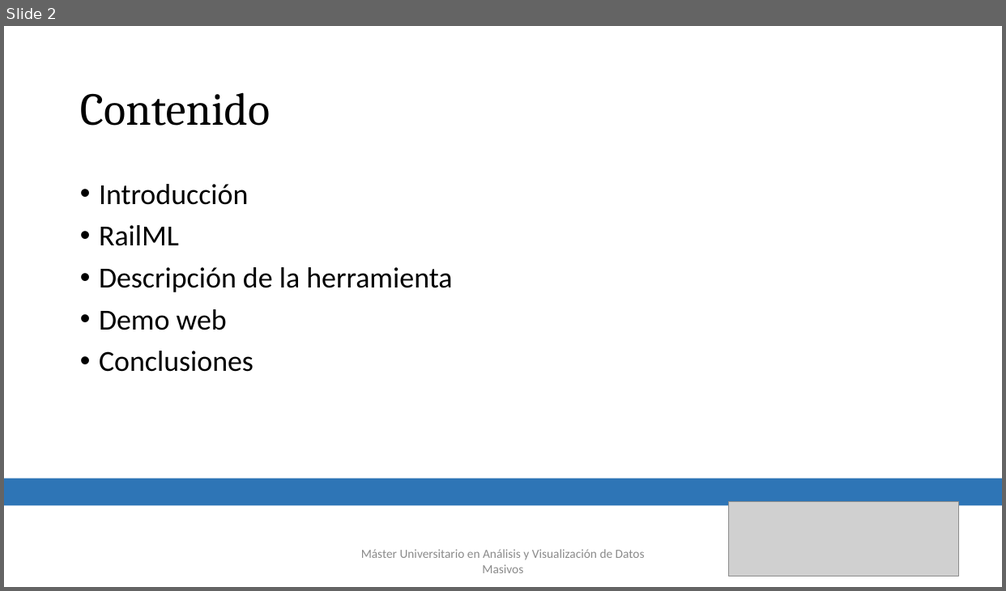
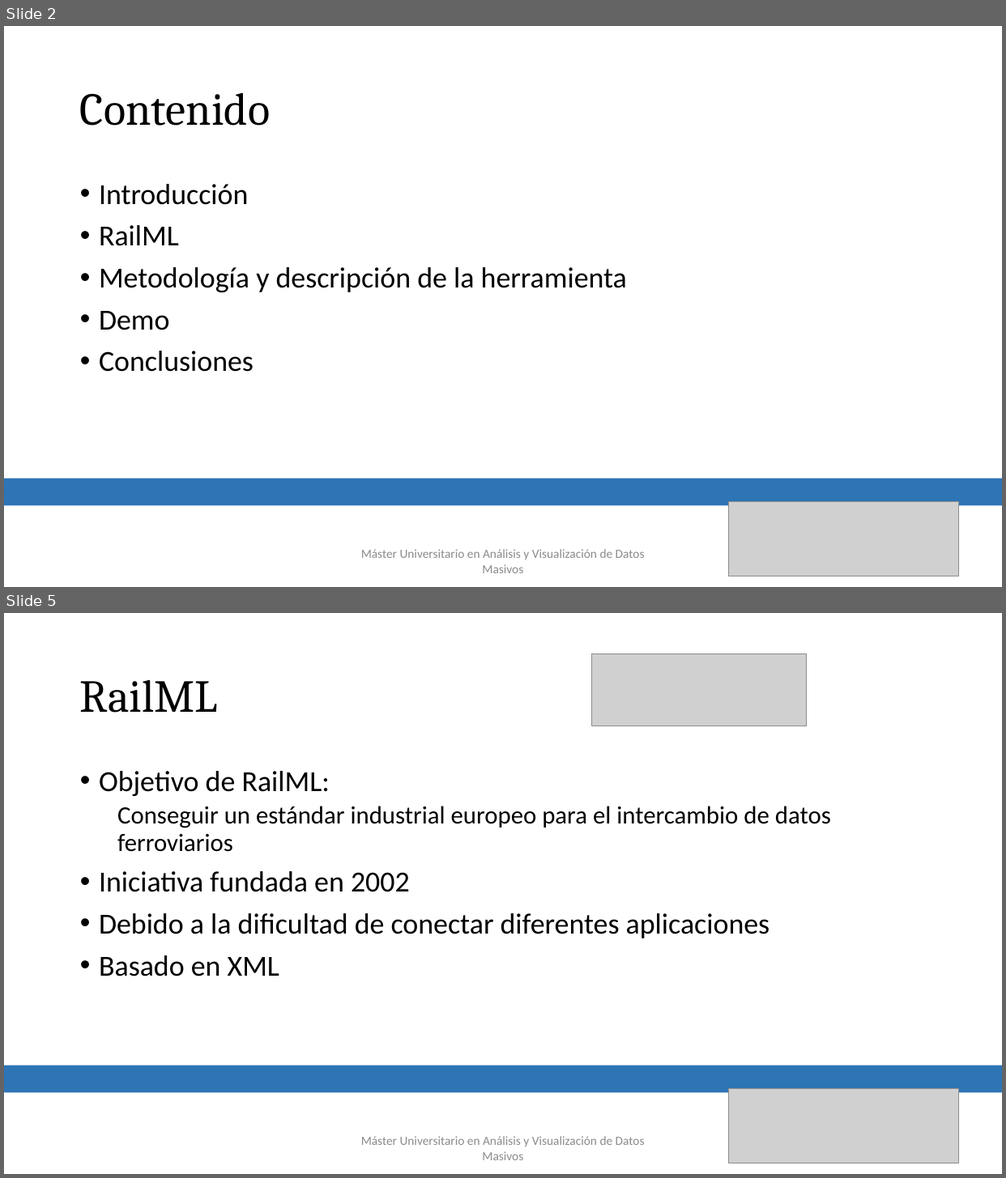
Before and after one commit to adriSM07/railMLdashboard, a slide deck: RailML_Dashboard.pptx. Shown one above the other, each under a label of ours: slide 2 before the commit, slides 2 and 5 after it; the slides between them are not shown. The pictures are 1006x591 and 1006x1178 pixels, drawn with LibreOffice and Linux fonts; fonts in the diff are those of the drawing; grey boxes stand for pictures. Boxes give left, top, right and bottom in pixels: in the first picture for what was removed or moved away, otherwise in the second. Text is boxed around its words. In the diff, an @@ line names an element or a change of style, - is before the commit and + after.

```diff
--- a/RailML_Dashboard.pptx
+++ b/RailML_Dashboard.pptx
@@ slide 5 added at <box>4,613,1002,1174</box>, background #FFFFFF @@
@@ picture added at <box>592,654,808,726</box> @@
@@ text added at <box>80,679,218,713</box>, 44 pt, text #000000 @@
+RailML
@@ text added at <box>99,771,831,977</box>, 28 pt, text #000000 @@
+• Objetivo de RailML:
+  Conseguir un estándar industrial europeo para el intercambio de datos ferroviarios
+  • Iniciativa fundada en 2002
+  • Debido a la dificultad de conectar diferentes aplicaciones
+  • Basado en XML
@@ rectangle added at <box>4,1066,1002,1093</box>, fill #2E75B6 @@
@@ picture added at <box>730,1089,959,1163</box> @@
@@ text added at <box>361,1136,645,1161</box>, 12 pt, text #8C8C8C @@
+Máster Universitario en Análisis y Visualización de Datos Masivos
@@ slide 2 changed as well @@
@@ text at <box>99,267,627,331</box>: text changed @@
-• Descripción de la herramienta
-• Demo web
+• Metodología y descripción de la herramienta
+• Demo
```
Also in this commit, not shown: 2 other slides changed, 5 other slides added.
